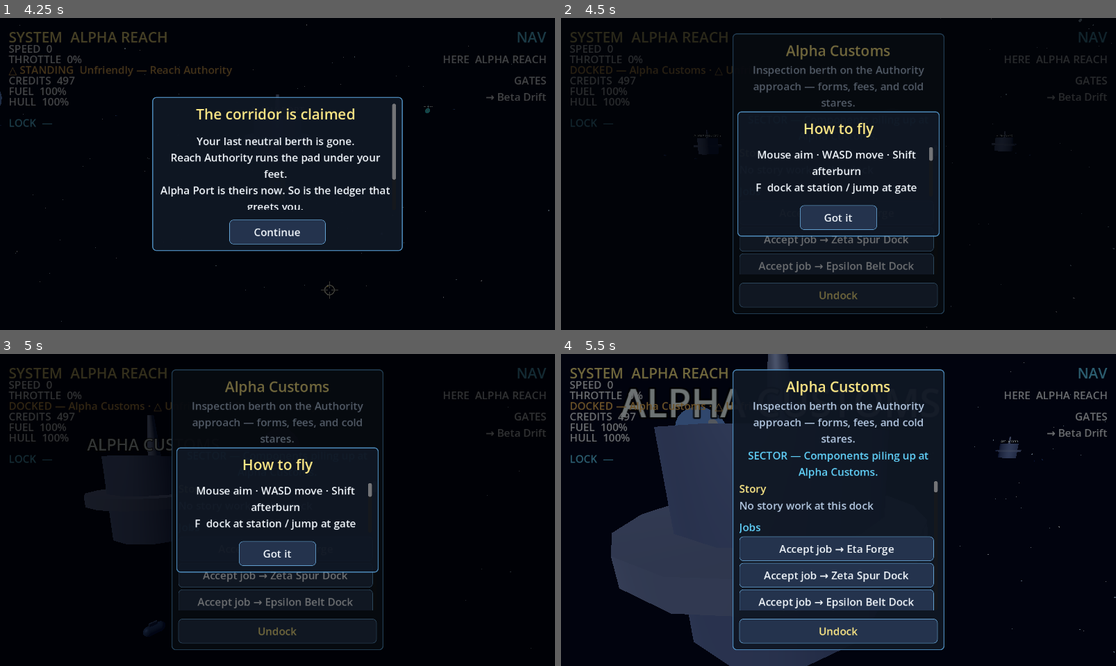
Above: before the commit, frames 1-4 (two rows, left to right).
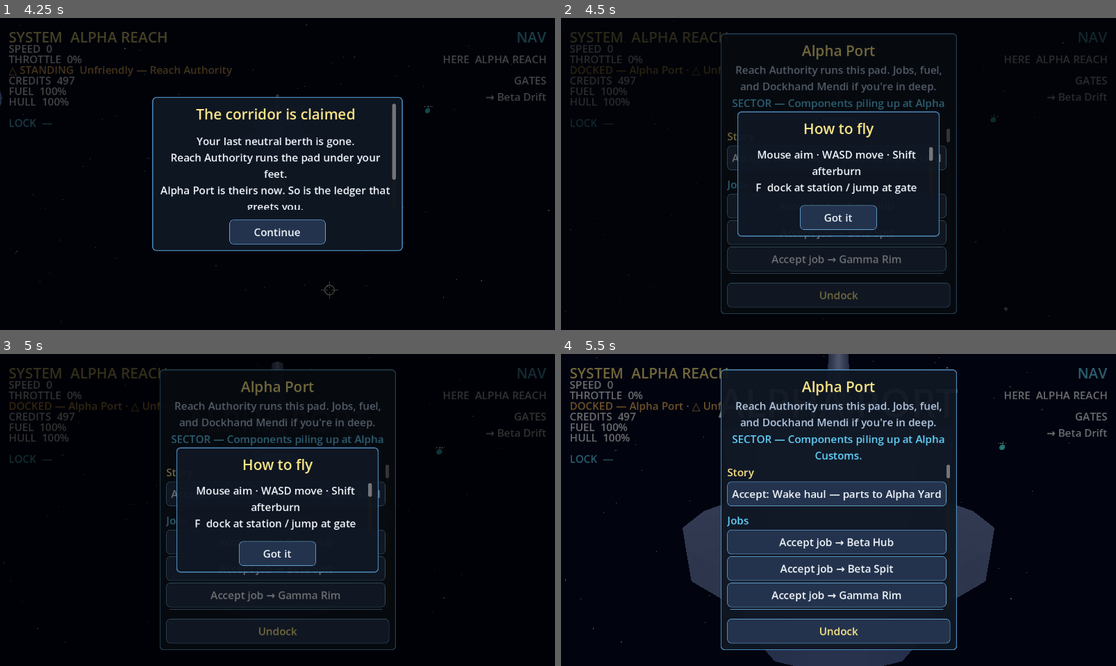
Above: after the commit, the same moments.

Repository: elmillgoa/Draywar-Alpha
Game: Godot game, scene res://src/Main.tscn
Same seed, same stepped clock (60 frames per second), same inputs: the game is played once before the commit and once after it.
Inputs (mouse positions are in pixels of both pictures, inside the frame that each line leads up to):
- Up to frame 1 (4.25 s): click "New Game" at 0.5 s; click "Stateless Charterfall refugee…" at 1.25 s; click "Merchant marine Legitimate fr…" at 2 s; click "Cancelled charter Authority s…" at 2.75 s; click "Confirm" at 3.5 s
- Up to frame 2 (4.5 s): click "Continue" at 4.25 s
- Up to frame 3 (5 s): no input
- Up to frame 4 (5.5 s): click (838, 547) at 5 s, where only the run before the commit has a clickable "Accept job → Eta Forge"

Frame 1 is identical in both runs. In frame 2, 4.1% of the frame differs, in the area x 0-100%, y 0-100%; in frame 3, 6.5%; in frame 4, 25%.

Commit message:
Job 12: a signal nobody was listening to stops pretending to be a contract
on_kill_reported is gone. Nothing in the game ever listened to it — only
tests, asserting that an emit still emits, which proves nothing about the
game. Opus Job 4 ruled remove; this pass executes it, because a removal has
to land in one commit and one of its four parts is the signal catalog, which
Job 4 was not allowed to touch.

All four parts, together: the declaration in EventBus.gd, the emit at the top
of AttributionService.report_kill(), the docs/events.md entry, and the tests
that asserted on it. Nobody is pushed into a direct call by this: all six
ways report_kill() can end already announce themselves on on_kill_attributed
or on_kill_unattributed, which the flight HUD listens to.

One test assertion was rewritten rather than deleted. It guards that the
number of witnesses to a kill is the live count of ambient traffic in the
system and not a hardcoded 1 — a real rule about the game, which happened to
be checked through this signal. It now checks HostileNpc's witness count
against NpcTraffic's ship count directly. The other three witness assertions
went: contested space needs only one witness, so "no standing change and no
evidence" already proves the count was zero, and the surviving check covers
the same code.

Also catches the catalog up on two things Job 3 changed and handed over:
loading a career now announces itself from CareerSave once every section is
restored, not from SaveService the moment a file is decoded — and the entry
now warns that where the ship is has NOT been settled when that announcement
fires, so anything that cares about position must wait for the arrival or
docking signals instead. That trap is finding #35 in its second form. The
status moment entry now records that a load re-fires it.

Co-Authored-By: Claude Opus 5 <noreply@anthropic.com>
Claude-Session: https://claude.ai/code/session_01FLDqJc4MCBtzZkad4CJvep

Diff:
--- a/src/systems/EventBus.gd
+++ b/src/systems/EventBus.gd
@@ -75,11 +75,6 @@
 ## DockingService: dock blocked by standing with the station controller.
 signal on_dock_refused(
 	station_id: StringName, entity_id: StringName, standing: float, tier: StringName
-)
-
-## AttributionService: a kill was reported (before attribution decision).
-signal on_kill_reported(
-	system_id: StringName, victim_entity_id: StringName, witness_count: int, evidence: bool
 )
 
 ## AttributionService: kill was attributed; standing delta already applied.
--- a/src/systems/attribution/AttributionService.gd
+++ b/src/systems/attribution/AttributionService.gd
@@ -66,8 +66,6 @@
 	witness_count: int,
 	evidence: bool,
 ) -> Dictionary:
-	EventBus.on_kill_reported.emit(system_id, victim_entity_id, witness_count, evidence)
-
 	var empty_entity: StringName = &""
 	var unattributed: Dictionary = {
 		BalanceStanding.REPORT_KEY_ATTRIBUTED: false,
--- a/tests/test_e2_attribution_feedback.gd
+++ b/tests/test_e2_attribution_feedback.gd
@@ -22,14 +22,12 @@
 		add_to_group(BalanceSession.GROUP_SYSTEM_WORLD)
 
 
-var _reported_witnesses: Array[int] = []
 var _attributed_entities: Array[StringName] = []
 var _unattributed_systems: Array[StringName] = []
 
 
 func before_each() -> void:
 	StandingService.reset_to_defaults()
-	_reported_witnesses = []
 	_attributed_entities = []
 	_unattributed_systems = []
 	TimeScale.set_combat_lock(false)
@@ -42,8 +40,6 @@
 
 
 func _disconnect_kill_bus() -> void:
-	if EventBus.on_kill_reported.is_connected(_on_kill_reported):
-		EventBus.on_kill_reported.disconnect(_on_kill_reported)
 	if EventBus.on_kill_attributed.is_connected(_on_kill_attributed):
 		EventBus.on_kill_attributed.disconnect(_on_kill_attributed)
 	if EventBus.on_kill_unattributed.is_connected(_on_kill_unattributed):
@@ -51,15 +47,8 @@
 
 
 func _connect_kill_bus() -> void:
-	EventBus.on_kill_reported.connect(_on_kill_reported)
 	EventBus.on_kill_attributed.connect(_on_kill_attributed)
 	EventBus.on_kill_unattributed.connect(_on_kill_unattributed)
-
-
-func _on_kill_reported(
-	_system_id: StringName, _victim: StringName, witness_count: int, _evidence: bool
-) -> void:
-	_reported_witnesses.append(witness_count)
 
 
 func _on_kill_attributed(
@@ -79,11 +68,15 @@
 	return traffic
 
 
-func _kill_hostile_in(system_id: StringName) -> void:
+func _spawn_hostile_in(system_id: StringName) -> HostileNpc:
 	var host: FakeSystemWorld = FakeSystemWorld.new()
 	host.system_id = system_id
 	add_child_autofree(host)
-	var hostile: HostileNpc = HostileNpc.spawn_under(host, Vector3(20.0, 0.0, 20.0))
+	return HostileNpc.spawn_under(host, Vector3(20.0, 0.0, 20.0))
+
+
+func _kill_hostile_in(system_id: StringName) -> void:
+	var hostile: HostileNpc = _spawn_hostile_in(system_id)
 	hostile.take_damage(hostile.hull_max())
 
 
@@ -191,9 +184,9 @@
 	_kill_hostile_in(SYSTEM_ALPHA)
 	await get_tree().process_frame
 
-	assert_eq(_reported_witnesses.size(), 1, "kill must report")
-	assert_eq(_reported_witnesses[0], 0, "no traffic → zero witnesses")
-	assert_eq(_attributed_entities.size(), 1, "patrolled still attributes")
+	assert_eq(
+		_attributed_entities.size(), 1, "kill must reach report_kill; patrolled still attributes"
+	)
 	assert_eq(_attributed_entities[0], ENTITY_REACH)
 	assert_eq(_unattributed_systems.size(), 0)
 	var after: float = StandingService.get_entity_standing(ENTITY_REACH)
@@ -212,15 +205,20 @@
 	assert_gte(expected_witnesses, BalanceStanding.ATTRIBUTION_WITNESS_THRESHOLD)
 
 	var before: float = StandingService.get_entity_standing(ENTITY_BETA)
-	_kill_hostile_in(SYSTEM_BETA)
-	await get_tree().process_frame
-
-	assert_eq(_reported_witnesses.size(), 1)
+	var hostile: HostileNpc = _spawn_hostile_in(SYSTEM_BETA)
+	# Regression guard, asserted on the computation rather than a bus argument:
+	# the count HostileNpc hands to report_kill is live ambient traffic. The
+	# outcome assertions below cannot cover this — the contested threshold is 1,
+	# so they only separate 0 from "one or more", never "equals the ship count".
+	var reported_witnesses: int = hostile.call(&"_live_witness_count")
 	assert_eq(
-		_reported_witnesses[0],
+		reported_witnesses,
 		expected_witnesses,
 		"witness_count must be live ambient traffic, not a fixed 1"
 	)
+	hostile.take_damage(hostile.hull_max())
+	await get_tree().process_frame
+
 	assert_eq(_attributed_entities.size(), 1, "contested + witnesses attributes")
 	assert_eq(_attributed_entities[0], ENTITY_BETA)
 	assert_almost_eq(
@@ -242,8 +240,8 @@
 	_kill_hostile_in(SYSTEM_BETA)
 	await get_tree().process_frame
 
-	assert_eq(_reported_witnesses.size(), 1)
-	assert_eq(_reported_witnesses[0], 0)
+	# Unattributed in contested space with no evidence is itself the proof that
+	# the witness count was 0 — the threshold is 1.
 	assert_eq(_unattributed_systems.size(), 1, "contested without witnesses/evidence")
 	assert_eq(_attributed_entities.size(), 0)
 	assert_almost_eq(StandingService.get_entity_standing(ENTITY_BETA), before, TOLERANCE)
@@ -263,8 +261,6 @@
 	_kill_hostile_in(SYSTEM_GAMMA)
 	await get_tree().process_frame
 
-	assert_eq(_reported_witnesses.size(), 1)
-	assert_eq(_reported_witnesses[0], traffic.live_ship_count())
 	assert_eq(_unattributed_systems.size(), 1)
 	assert_eq(_attributed_entities.size(), 0)
 	assert_almost_eq(StandingService.get_entity_standing(ENTITY_GAMMA), before, TOLERANCE)
--- a/tests/test_e2_hostile_profiles.gd
+++ b/tests/test_e2_hostile_profiles.gd
@@ -252,17 +252,11 @@
 	await get_tree().process_frame
 
 	var attributed: Array[StringName] = []
-	var reported: Array[StringName] = []
 	var on_attr: Callable = func(
 		system_id: StringName, _entity_id: StringName, _delta: float, _reason: StringName
 	) -> void:
 		attributed.append(system_id)
-	var on_report: Callable = func(
-		system_id: StringName, _victim: StringName, _w: int, _e: bool
-	) -> void:
-		reported.append(system_id)
 	EventBus.on_kill_attributed.connect(on_attr)
-	EventBus.on_kill_reported.connect(on_report)
 
 	var hostile: HostileNpc = HostileNpc.spawn_under(
 		host, Vector3(20.0, 0.0, 20.0), BalanceCombat.PROFILE_GUNBOAT
@@ -270,14 +264,14 @@
 	hostile.take_damage(hostile.hull_max())
 	await get_tree().process_frame
 
-	assert_eq(reported.size(), 1, "kill must call AttributionService.report_kill")
-	assert_eq(reported[0], SYSTEM_ALPHA)
-	assert_eq(attributed.size(), 1, "patrolled kill still attributes (no new standing rules)")
+	assert_eq(
+		attributed.size(),
+		1,
+		"kill must call AttributionService.report_kill; patrolled still attributes"
+	)
 	assert_eq(attributed[0], SYSTEM_ALPHA)
 	if EventBus.on_kill_attributed.is_connected(on_attr):
 		EventBus.on_kill_attributed.disconnect(on_attr)
-	if EventBus.on_kill_reported.is_connected(on_report):
-		EventBus.on_kill_reported.disconnect(on_report)
 
 
 func test_hull_percent_uses_profile_max() -> void:
Not shown, changed: docs/events.md
Not shown, changed: docs/state.md
